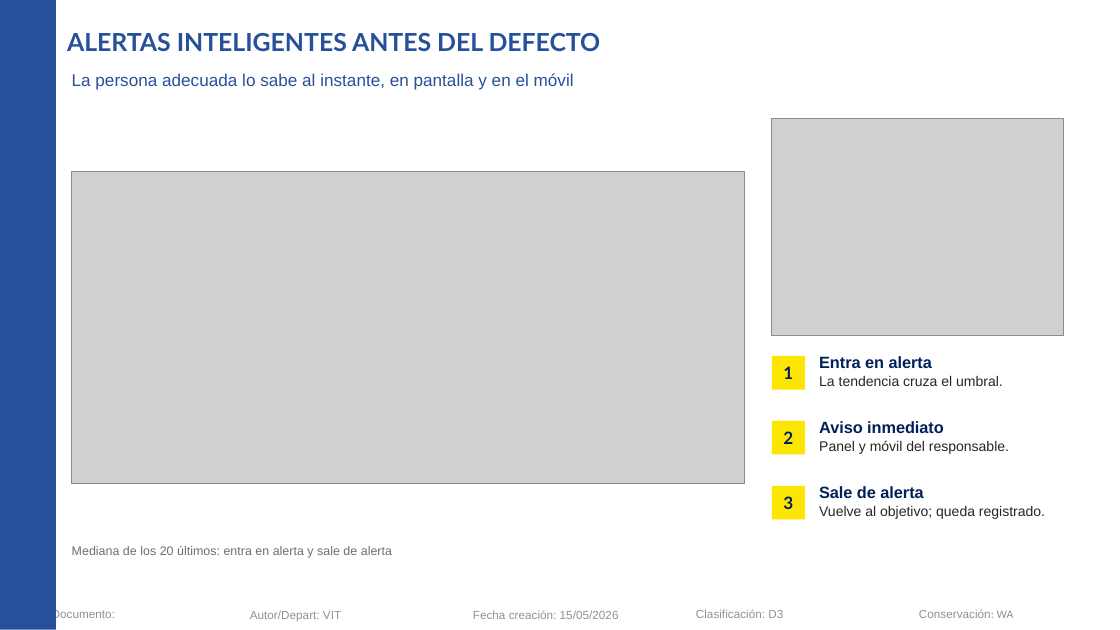
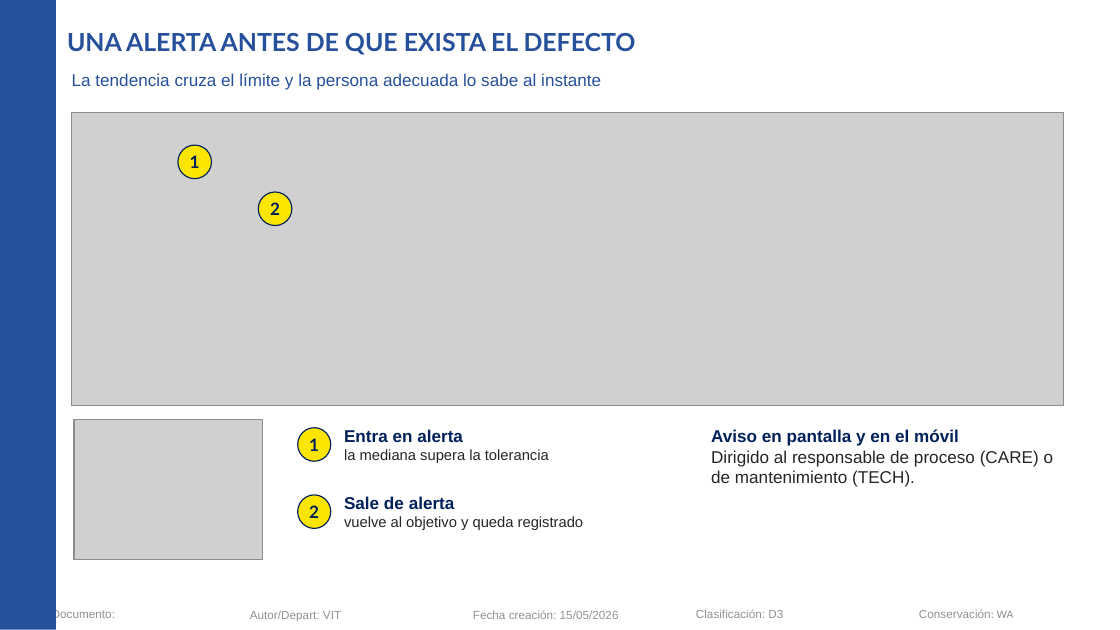
Before and after one commit to Asierenux/blank-app, a slide deck: slide 11 of presentaciones/Michelin_Hyundai_Fabricacion_Digital_ES.pptx. Drawn at 1120x630 pixels with LibreOffice and Linux fonts; fonts in the diff are those of the drawing; grey boxes stand for pictures; background and template pictures are left out. Boxes give left, top, right and bottom in pixels: in the first picture for what was removed or moved away, otherwise in the second. Text is boxed around its words. In the diff, an @@ line names an element or a change of style, - is before the commit and + after.

```diff
--- a/presentaciones/Michelin_Hyundai_Fabricacion_Digital_ES.pptx
+++ b/presentaciones/Michelin_Hyundai_Fabricacion_Digital_ES.pptx
@@ title at [67, 33, 636, 55]: text changed @@
-ALERTAS INTELIGENTES ANTES DEL DEFECTO
+UNA ALERTA ANTES DE QUE EXISTA EL DEFECTO
@@ text at [72, 73, 601, 90]: text changed @@
-La persona adecuada lo sabe al instante, en pantalla y en el móvil
+La tendencia cruza el límite y la persona adecuada lo sabe al instante
@@ picture: place and size @@
-picture at [72, 171, 745, 484]
+picture at [72, 112, 1064, 405]
@@ text "1": place and size @@
-text "1" at [783, 366, 793, 379]
+text "1" at [190, 155, 200, 168]
@@ ellipse added at [178, 146, 212, 179], fill #FCE500, outline #00205B 0.75 pt @@
@@ text "2": place and size @@
-text "2" at [783, 431, 793, 444]
+text "2" at [270, 202, 280, 215]
@@ ellipse added at [259, 192, 292, 225], fill #FCE500, outline #00205B 0.75 pt @@
@@ rectangle removed at [772, 356, 805, 390] @@
@@ text removed at [819, 356, 1003, 386] @@
-Entra en alerta
-La tendencia cruza el umbral.
@@ picture: place and size @@
-picture at [772, 119, 1064, 336]
+picture at [74, 420, 262, 560]
@@ ellipse added at [298, 428, 332, 461], fill #FCE500, outline #00205B 0.75 pt @@
@@ text added at [309, 438, 319, 451], 11 pt, text #00205B, bold @@
+1
@@ text added at [344, 429, 549, 463], 9.5 pt, text #262626 @@
+Entra en alerta
+la mediana supera la tolerancia
@@ text added at [711, 429, 1054, 487], 11 pt, text #262626 @@
+Aviso en pantalla y en el móvil
+Dirigido al responsable de proceso (CARE) o de mantenimiento (TECH).
@@ rectangle removed at [772, 421, 805, 455] @@
@@ text removed at [819, 421, 1009, 454] @@
-Aviso inmediato
-Panel y móvil del responsable.
@@ ellipse added at [298, 495, 332, 529], fill #FCE500, outline #00205B 0.75 pt @@
@@ text added at [309, 505, 319, 518], 11 pt, text #00205B, bold @@
+2
@@ text at [344, 496, 455, 509]: size 10.5 to 11 pt in "Sale de alerta" @@
@@ text "Sale de alerta": place and size @@
-text "Sale de alerta" at [819, 486, 1045, 519]
+text "Sale de alerta" at [344, 496, 584, 530]
@@ rectangle removed at [772, 486, 805, 520] @@
@@ text removed at [783, 496, 793, 509] @@
-3
@@ text at [344, 516, 584, 530]: text changed; size 9 to 9.5 pt @@
-Vuelve al objetivo; queda registrado.
+vuelve al objetivo y queda registrado
@@ text removed at [72, 546, 392, 558] @@
-Mediana de los 20 últimos: entra en alerta y sale de alerta
```
Also in this commit, not shown: 3 other slides changed, 15 slides added, 15 slides removed.
